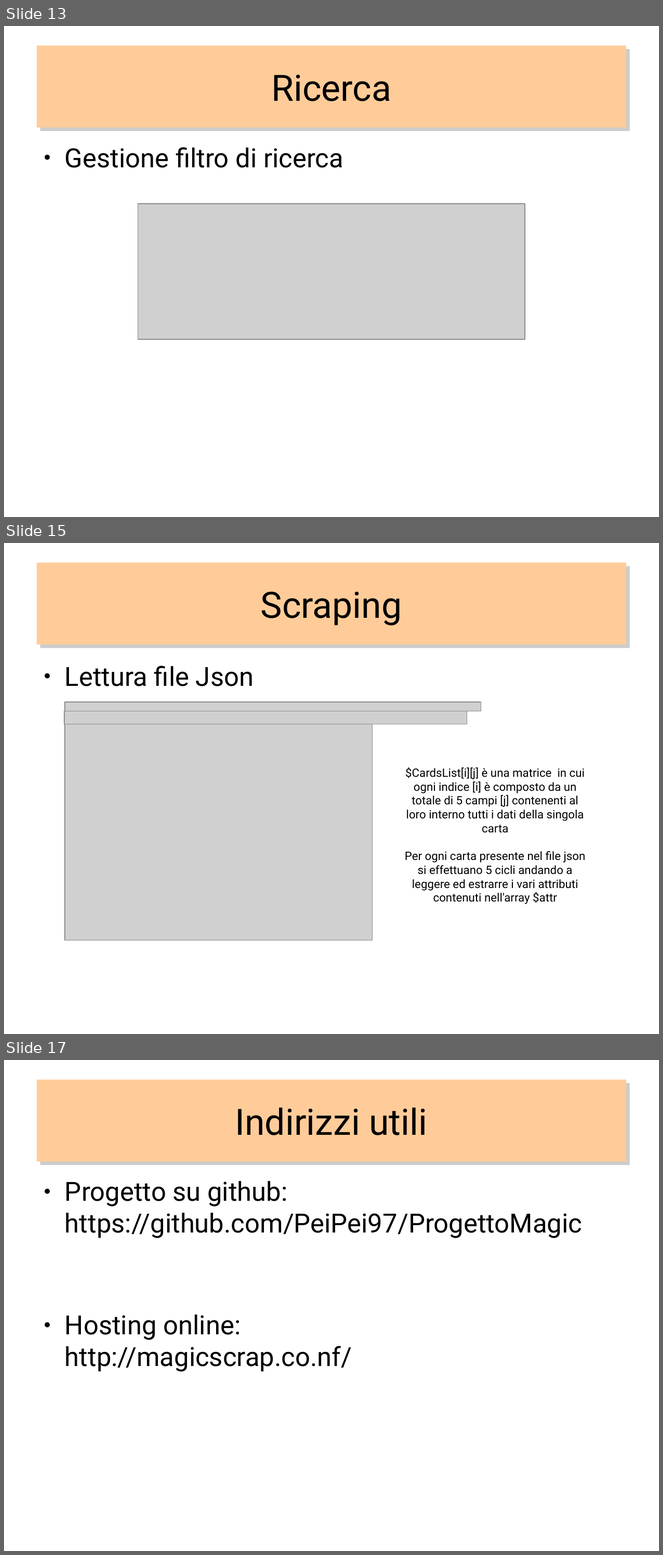
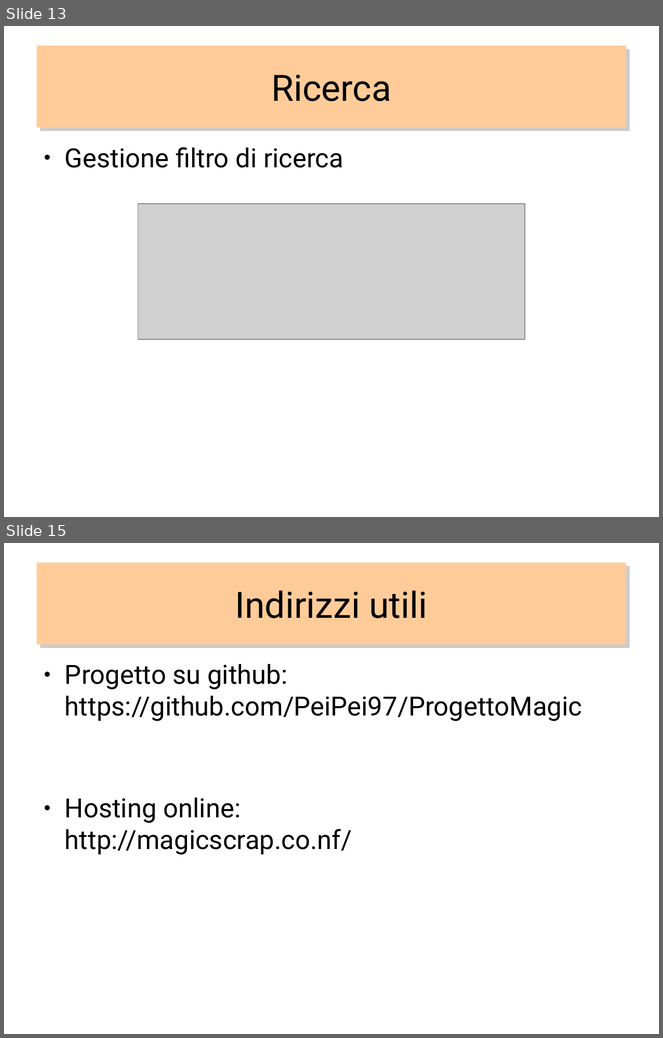
Before and after one commit to PeiPei97/ProgettoMagic, a slide deck: magicscrap.odp. Shown one above the other, each under a label of ours: slides 13, 15 and 17 before the commit, slides 13 and 15 after it; the slides between them are not shown. The pictures are 663x1555 and 663x1038 pixels, drawn with LibreOffice and Linux fonts; fonts in the diff are those of the drawing; grey boxes stand for pictures. Boxes give left, top, right and bottom in pixels: in the first picture for what was removed or moved away, otherwise in the second. Text is boxed around its words. In the diff, an @@ line names an element or a change of style, - is before the commit and + after.

```diff
--- a/magicscrap.odp
+++ b/magicscrap.odp
@@ slide 15 removed at (4, 543, 659, 1034), background #FFFFFF @@
@@ title removed at (37, 563, 626, 645) @@
-Scraping
@@ text removed at (65, 666, 254, 687) @@
-● Lettura file Json
@@ picture removed at (64, 711, 467, 724) @@
@@ picture removed at (65, 702, 481, 712) @@
@@ picture removed at (65, 724, 373, 941) @@
@@ text removed at (405, 767, 586, 904) @@
-$CardsList[i][j] è una matrice in cui ogni indice [i] è composto da un totale di 5 campi [j] contenenti al loro interno tutti i dati della singola carta
-Per ogni carta presente nel file json si effettuano 5 cicli andando a leggere ed estrarre i vari attributi contenuti nell'array $attr
@@ what was slide 17 is now slide 15 @@
```
Also in this commit, not shown: 3 slides changed, 1 other slide removed, 5 other files.
